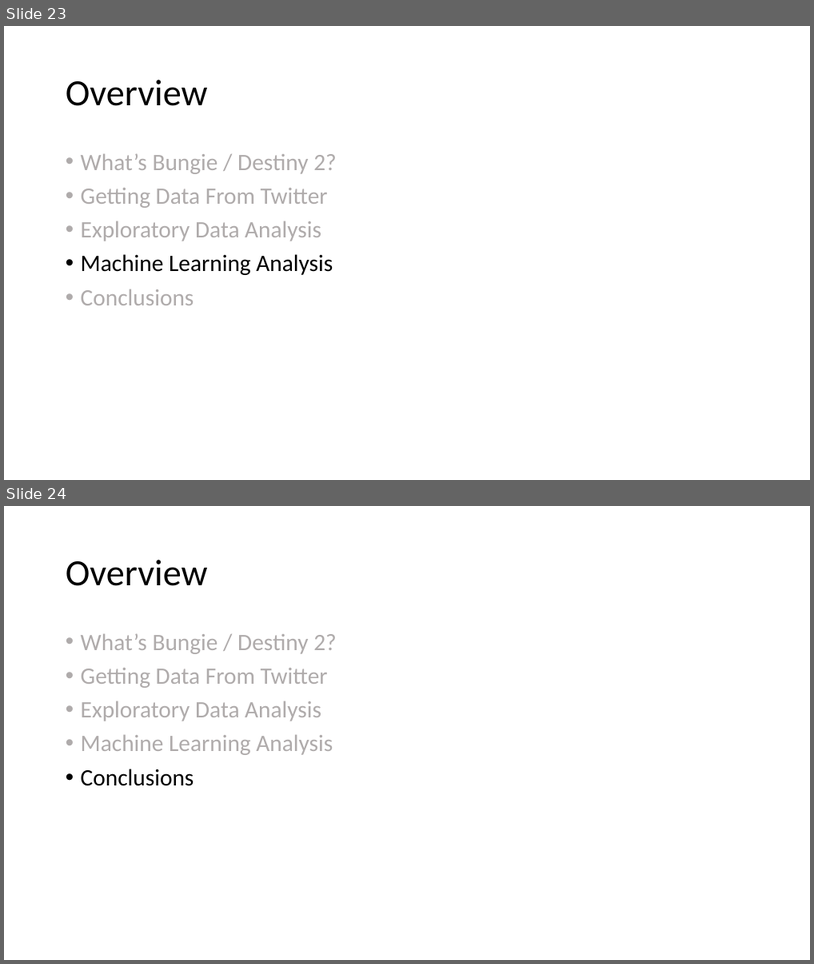
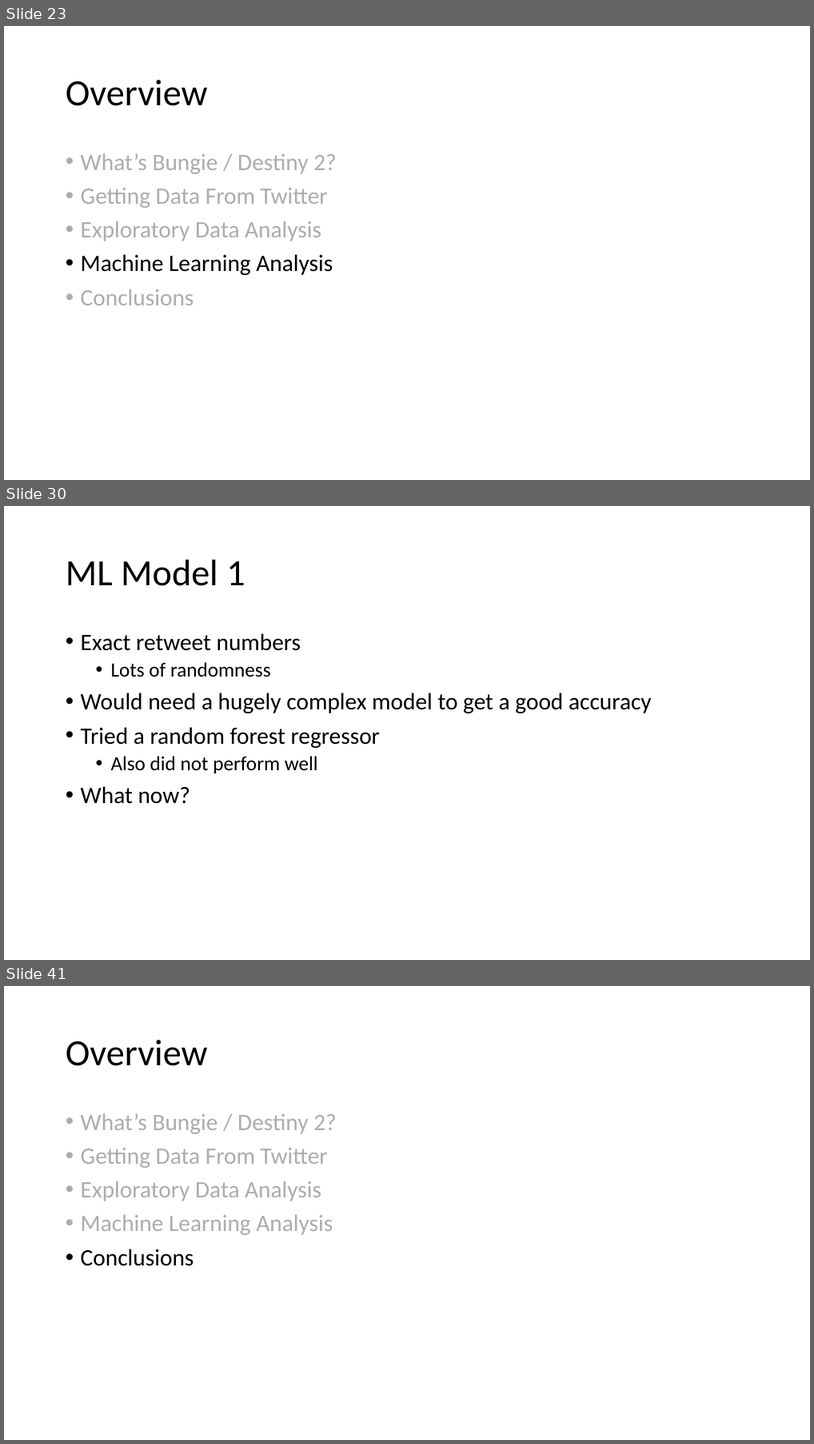
Before and after one commit to salvis2/SpringboardAlvis, a slide deck: capstone_project_2/reports/capstone_project_2_presentation.pptx. Shown one above the other, each under a label of ours: slides 23 and 24 before the commit, slides 23, 30 and 41 after it; the slides between them are not shown. The pictures are 814x964 and 814x1444 pixels, drawn with LibreOffice and Linux fonts; fonts in the diff are those of the drawing. Boxes give left, top, right and bottom in pixels: in the first picture for what was removed or moved away, otherwise in the second. Text is boxed around its words. In the diff, an @@ line names an element or a change of style, - is before the commit and + after.

```diff
--- a/capstone_project_2/reports/capstone_project_2_presentation.pptx
+++ b/capstone_project_2/reports/capstone_project_2_presentation.pptx
@@ slide 30 added at (x1=4, y1=506, x2=810, y2=960), background #FFFFFF @@
@@ title added at (x1=66, y1=560, x2=245, y2=586), 44 pt, text #000000 @@
+ML Model 1
@@ text added at (x1=81, y1=633, x2=652, y2=804), 28 pt, text #000000 @@
+• Exact retweet numbers
+  • Lots of randomness
+• Would need a hugely complex model to get a good accuracy
+• Tried a random forest regressor
+  • Also did not perform well
+• What now?
@@ what was slide 24 is now slide 41 @@
```
Also in this commit, not shown: 8 slides changed, 18 other slides added, 1 other file.
